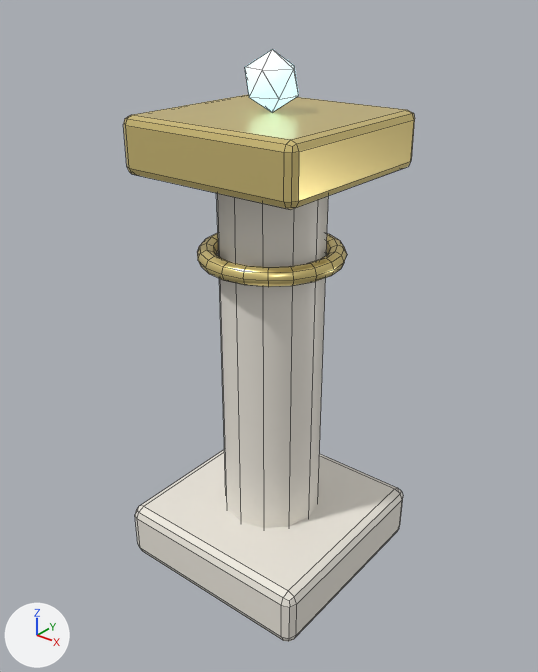
Renders of the FBX model asset_work/output/Environment/Biomes/ENV_Royal_Column.fbx from each side of a commit.
Camera for both pictures: a camera (50 mm lens) standing at (1.61, -2.03, 2.27) and looking at (0.0, -0.01, 1.02). Arrows for +X, +Y and +Z are at lower left; the lights stay in place. The older version comes first. Mesh edges are drawn as thin lines.

The older version as bpy lines, for what is in view:
```python
me_cube = bpy.data.meshes.new('Cube')
me_cube.from_pydata(...)  # 308 vertices, 302 faces; spans x -0.43..0.43, y -0.43..0.43, z 0.0..2.05
# faces by material slot: [68, 214, 20]
me_cube.materials.append(mat_mat_marble)  # white #efeadf
me_cube.materials.append(mat_mat_gold_001)  # yellow #fae595
me_cube.materials.append(mat_mat_crystal_001)  # cyan #c4f3ff, glowing cyan #c4f3ff
ob_env_royal_column = bpy.data.objects.new('ENV_Royal_Column', me_cube)
ob_env_royal_column.location = (0.0, 0.0, 0.0)
```
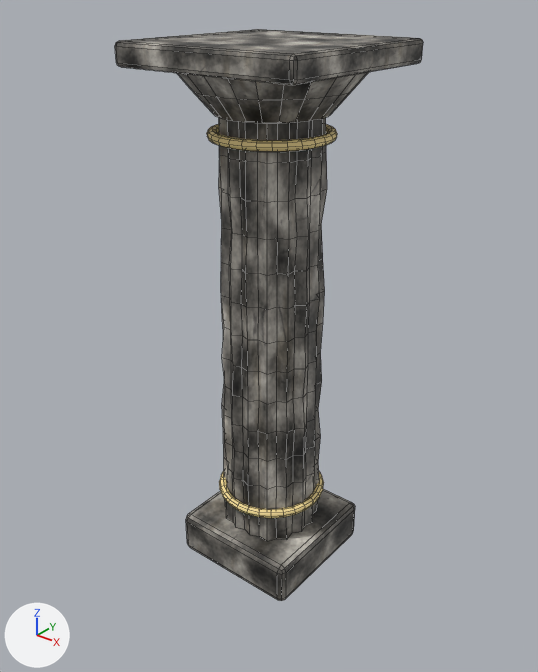
What changed in the scene script:
```text
Add img_tex_marble_hd_png:
    img_tex_marble_hd_png = load_image('TEX_Marble_HD.png', '../../../textures/TEX_Marble_HD.png', 1024, 1024, 'sRGB')
Add mat_mat_hd_marble:
    mat_mat_hd_marble = principled_material('MAT_hd_marble')
    mat_mat_hd_marble.texture = img_tex_marble_hd_png
    mat_mat_hd_marble.roughness = 0.6
Add mat_mat_hd_gold:
    mat_mat_hd_gold = principled_material('MAT_hd_gold')
    mat_mat_hd_gold.base_color = (0.95, 0.75, 0.32)  # yellow #f9e199
    mat_mat_hd_gold.roughness = 0.6
Change me_cube:
    used by ob_env_royal_column; location = (0.0, 0.0, 0.0)
    remove me_cube.from_pydata(...)  # 308 vertices, 302 faces; spans x -0.43..0.43, y -0.43..0.43, z 0.0..2.05
    remove me_cube.materials.append(mat_mat_marble)  # white #efeadf
    remove me_cube.materials.append(mat_mat_gold_001)  # yellow #fae595
    remove me_cube.materials.append(mat_mat_crystal_001)  # cyan #c4f3ff, glowing cyan #c4f3ff
    add me_cube.from_pydata(...)  # 1080 vertices, 1024 faces; spans x -0.36..0.36, y -0.36..0.36, z 0.0..2.08
    me_cube part 1: the loose piece of 56 vertices spanning x -0.43..0.43, y -0.43..0.43, z 0.0..0.24 is scaled about the mesh origin by (0.636, 0.636, 0.783), in mat_mat_hd_marble (picture img_tex_marble_hd_png)
    me_cube part 2: the loose piece of 56 vertices spanning x -0.36..0.36, y -0.36..0.36, z 1.65..1.85 is scaled about its middle by (1.02, 1.02, 0.378), then moved by (0.0, 0.0, 0.29), in mat_mat_hd_marble (picture img_tex_marble_hd_png)
    me_cube part 3: a new loose piece, a torus around z (ring radius 0.205, tube radius 0.018) spanning x -0.223..0.223, y -0.223..0.223, z 0.302..0.338, in mat_mat_hd_gold (yellow #f9e199)
    me_cube part 4: a new loose piece, a torus around z (ring radius 0.205, tube radius 0.018) spanning x -0.223..0.223, y -0.223..0.223, z 1.762..1.798, in mat_mat_hd_gold (yellow #f9e199)
    me_cube part 5: the loose piece of 24 vertices spanning x -0.2..0.2, y -0.2..0.2, z 0.2..1.7 is rebuilt with 448 vertices and now spans x -0.2..0.2, y -0.2..0.2, z 0.17..1.85, in mat_mat_hd_marble (picture img_tex_marble_hd_png)
    me_cube part 6: a new loose piece of 72 vertices spanning x -0.33..0.33, y -0.33..0.33, z 1.85..2.0, in mat_mat_hd_marble (picture img_tex_marble_hd_png)
    me_cube part 7: the loose piece of 160 vertices spanning x -0.28..0.28, y -0.28..0.28, z 1.32..1.38 is deleted
    me_cube part 8: the loose piece of 12 vertices spanning x -0.09..0.09, y -0.09..0.09, z 1.85..2.05 is deleted
    add me_cube.materials.append(mat_mat_hd_marble)  # picture img_tex_marble_hd_png
    add me_cube.materials.append(mat_mat_hd_gold)  # yellow #f9e199
```

Location of each change, (x1, y1, x2, y2) in pixels of the pictures (538 x 672 px; the box of a moved part takes in the faces that stretch with it):
'ENV_Royal_Column', reshaped, recoloured
    before: (123, 49, 415, 642)
    after: (115, 29, 423, 601)
part 1 of me_cube, moved or reshaped
    before: (135, 450, 403, 642)
    after: (186, 489, 355, 601)
part 2 of me_cube, moved or reshaped
    before: (123, 94, 415, 209)
    after: (115, 29, 423, 85)
part 3 of me_cube, added (yellow)
    after: (219, 471, 324, 518)
part 4 of me_cube, added (yellow)
    after: (207, 124, 337, 152)
part 5 of me_cube, rebuilt
    before: (217, 193, 328, 528)
    after: (219, 117, 327, 540)
part 6 of me_cube, added
    after: (177, 72, 369, 123)
part 7 of me_cube, deleted (yellow)
    before: (197, 233, 347, 287)
part 8 of me_cube, deleted
    before: (245, 49, 299, 112)
